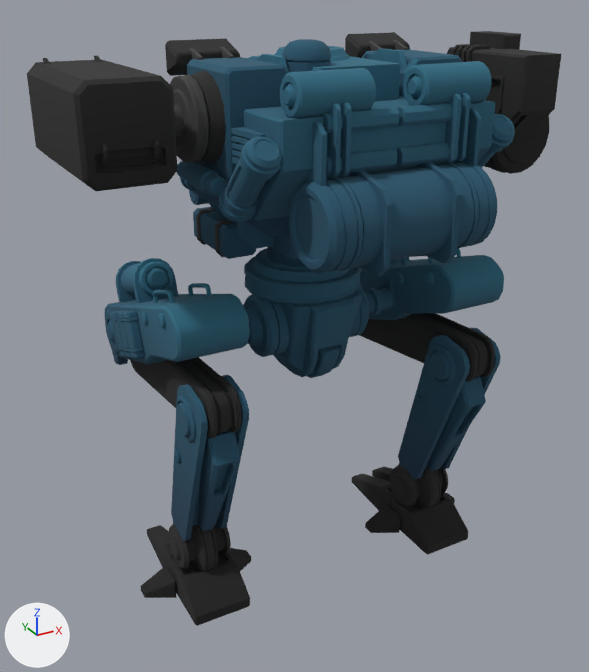
The glTF model game/bin/data/core/models/player/mech.glb: old version first, new version second.
Before and after are seen from a 50 mm lens placed at (-4.61, -8.05, 3.82), pointed at (0.07, 0.46, -0.44). The lights are fixed; the arrows at lower left show +X, +Y and +Z. Objects named as collision shapes, trigger or cutter boxes, shadow casters or lower levels of detail are left out. Where no turn or scale is listed for an object, it has been applied to the vertices. Vertices at the same position are counted once.

Names of what the first picture shows: 'Battle_mech_03_L_foot_poly', 'Battle_mech_03_L_hips_poly', 'Battle_mech_03_L_knee_poly', 'Battle_mech_03_L_leg_poly', 'Battle_mech_03_L_weapon_poly', 'Battle_mech_03_R_foot_poly', 'Battle_mech_03_R_hips_poly', 'Battle_mech_03_R_knee_poly', 'Battle_mech_03_R_leg_poly', 'Battle_mech_03_R_weapon_poly', 'Battle_mech_03_torso_poly', 'Mech'.
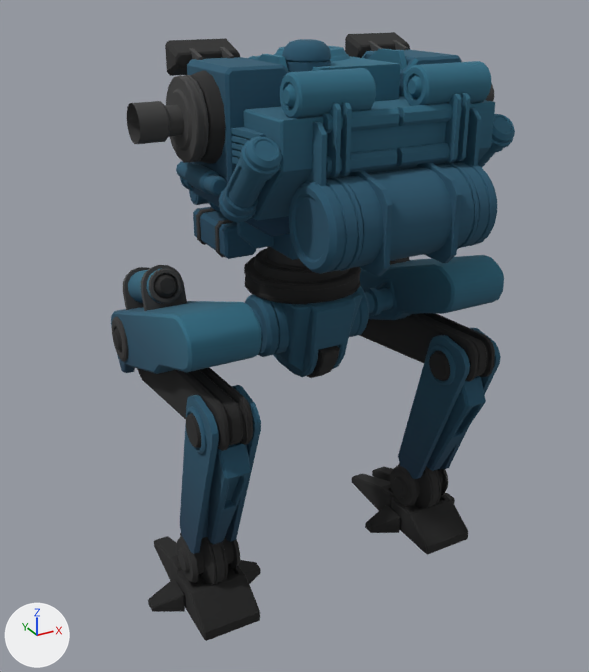
Location of each change, (x1, y1, x2, y2) in pixels of the pictures (589 x 672 px):
'Battle_mech_03_L_weapon_poly', deleted (black): before (27, 56, 178, 191)
'Battle_mech_03_L_hips_poly', reshaped, moved: before (104, 258, 250, 365); after (111, 265, 262, 374)
'Battle_mech_03_L_leg_poly', reshaped, moved: before (171, 375, 249, 541); after (180, 385, 261, 554)
'Battle_mech_03_L_foot_poly', moved: before (141, 523, 251, 626); after (148, 533, 261, 641)
'Battle_mech_03_R_weapon_poly', deleted (black): before (447, 31, 561, 174)
'Battle_mech_03_L_knee_poly', moved: before (130, 357, 242, 438); after (137, 367, 253, 451)
part 1 of me_mesh_029, surface changed (blue to black): (244, 248, 361, 378) in both
part 2 of me_mesh_034, deleted (blue): before (112, 283, 212, 359)
part 3 of me_mesh_034, surface changed: before (105, 258, 178, 353); after (112, 265, 187, 362)
part 4 of me_mesh_036, deleted: before (174, 450, 181, 463)
part 5 of me_mesh_036, surface changed: before (176, 402, 191, 436); after (186, 413, 201, 448)

What changed in the scene script:
```text
Change me_mesh_029:
    where me_mesh_029.from_pydata(...)  # 1245 vertices, 2364 faces; spans x -1.29..1.29, y -0.67..1.04, z -0.75..0.77
    used by ob_mech; location = (0.0, 0.0, 0.0)
    me_mesh_029 part 1: texture (UV) coordinates of 606 of 2364 faces, centred in x -0.7..0.7, y -0.57..0.9, z -0.75..0.76, changed; they spanned u 0.01..0.05, v 0.69..0.85 and now span u 0.08..0.12, v 0.52..0.99
Change me_mesh_034:
    used by ob_battle_mech_03_l_hips_poly; location = (0.0, 0.0, 0.0)
    remove me_mesh_034.from_pydata(...)  # 2032 vertices, 3778 faces; spans x -2.14..-1.13, y -0.94..1.89, z -0.84..0.75
    add me_mesh_034.from_pydata(...)  # 708 vertices, 1348 faces; spans x -2.07..-1.13, y -0.94..1.89, z -0.84..0.75
    me_mesh_034 part 2: 9 loose pieces with 1324 vertices, spanning x -2.14..-1.17, y -0.59..1.06, z -0.4..0.75, are deleted
    me_mesh_034 part 3: 948 kept faces spanning x -2.07..-1.13, y 0.67..1.89, z -0.84..0.75 get new texture (UV) coordinates
Change me_mesh_036:
    used by ob_battle_mech_03_l_leg_poly; location = (0.0, 0.0, 0.0)
    remove me_mesh_036.from_pydata(...)  # 1266 vertices, 2436 faces; spans x -1.96..-1.27, y -1.12..0.1, z -2.46..-0.19
    add me_mesh_036.from_pydata(...)  # 944 vertices, 1828 faces; spans x -1.96..-1.27, y -1.12..0.1, z -2.46..-0.19
    me_mesh_036 part 4: the loose piece of 161 vertices spanning x -1.93..-1.88, y -0.42..-0.26, z -1.31..-1.15 is deleted
    me_mesh_036 part 5: 926 kept faces spanning x -1.96..-1.27, y -0.9..0.1, z -2.28..-0.36 get new texture (UV) coordinates
Change ob_battle_mech_03_l_hips_poly:
    ob_battle_mech_03_l_hips_poly.location: (0.0, 0.0, 0.0) -> (0.0, -0.28, 0.0)
Change ob_battle_mech_03_l_knee_poly:
    ob_battle_mech_03_l_knee_poly.location: (0.0, 0.0, 0.0) -> (0.0, -0.28, 0.0)
Change ob_battle_mech_03_l_leg_poly:
    ob_battle_mech_03_l_leg_poly.location: (0.0, 0.0, 0.0) -> (0.0, -0.28, 0.0)
Change ob_battle_mech_03_l_foot_poly:
    ob_battle_mech_03_l_foot_poly.location: (0.0, 0.0, 0.0) -> (0.0, -0.28, 0.0)
Remove ob_battle_mech_03_l_weapon_poly:
    ob_battle_mech_03_l_weapon_poly = bpy.data.objects.new('Battle_mech_03_L_weapon_poly', me_mesh_033)
    ob_battle_mech_03_l_weapon_poly.location = (0.0, 0.0, 0.0)
Remove ob_battle_mech_03_r_weapon_poly:
    ob_battle_mech_03_r_weapon_poly = bpy.data.objects.new('Battle_mech_03_R_weapon_poly', me_mesh_032)
    ob_battle_mech_03_r_weapon_poly.location = (0.0, 0.0, 0.0)
```
